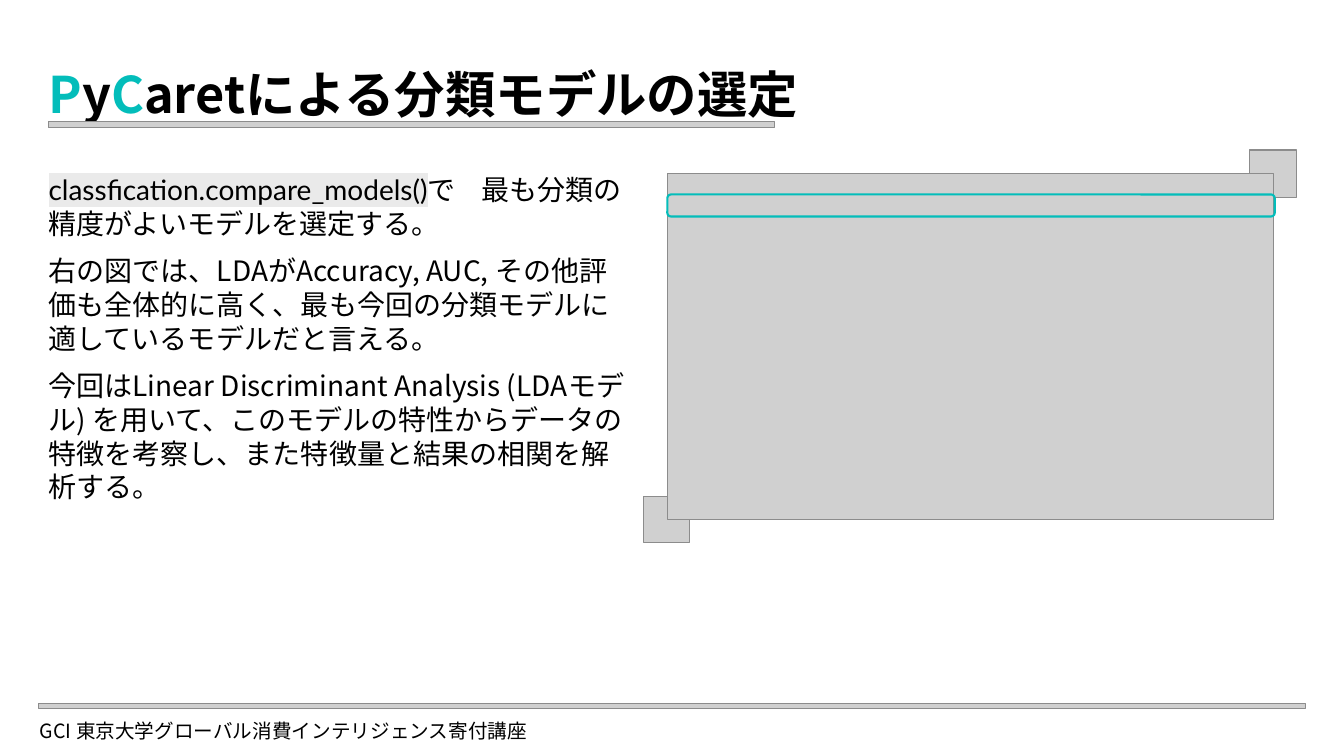
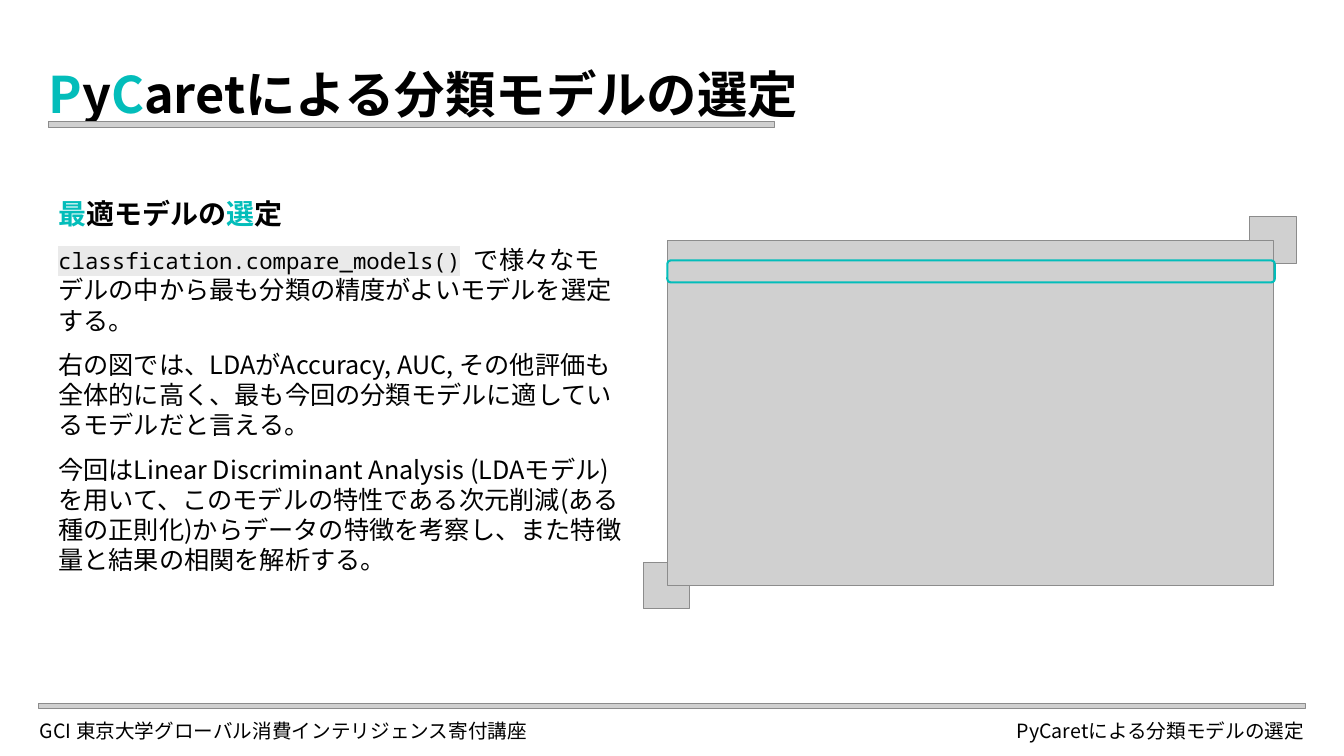
Before and after one commit to elsy0111/GCI2023Winter, a slide deck: slide 6 of LDA_Attrition.pptx. Drawn at 1344x756 pixels with LibreOffice and Linux fonts; fonts in the diff are those of the drawing; grey boxes stand for pictures. Boxes give left, top, right and bottom in pixels: in the first picture for what was removed or moved away, otherwise in the second. Text is boxed around its words. In the diff, an @@ line names an element or a change of style, - is before the commit and + after.

```diff
--- a/LDA_Attrition.pptx
+++ b/LDA_Attrition.pptx
@@ text "最適モデルの選定" moved from (x1=49, y1=176, x2=623, y2=500) to (x1=58, y1=200, x2=621, y2=571) @@
@@ text at (x1=58, y1=200, x2=611, y2=332): text changed; size 20 to 16 pt; font Lato to Noto Sans CJK JP @@
-classfication.compare_models()で 最も分類の精度がよいモデルを選定する。
+最適モデルの選定
+classfication.compare_models() で様々なモデルの中から最も分類の精度がよいモデルを選定する。
@@ 3 pictures, 1 rounded rectangle moved together from (x1=643, y1=150, x2=1298, y2=542) to (x1=643, y1=217, x2=1298, y2=609) @@
@@ text at (x1=58, y1=353, x2=612, y2=436): size 20 to 18 pt in "右の図では、LDAがAccuracy, AUC, その他評価も全体的に高く、最も今回の分類モデルに適しているモデルだと言 ..." @@
@@ text at (x1=58, y1=457, x2=621, y2=571): text changed; size 20 to 18 pt @@
-今回はLinear Discriminant Analysis (LDAモデル) を用いて、このモデルの特性からデータの特徴を考察し、また特徴量と結果の相関を解析する。
+今回はLinear Discriminant Analysis (LDAモデル) を用いて、このモデルの特性である次元削減(ある種の正則化)からデータの特徴を考察し、また特徴量と結果の相関を解析する。
@@ text added at (x1=1017, y1=721, x2=1304, y2=743), 14 pt, text #000000 @@
+PyCaretによる分類モデルの選定
```
Also in this commit, not shown: 6 other slides changed, 6 slides added, 34 other files.
